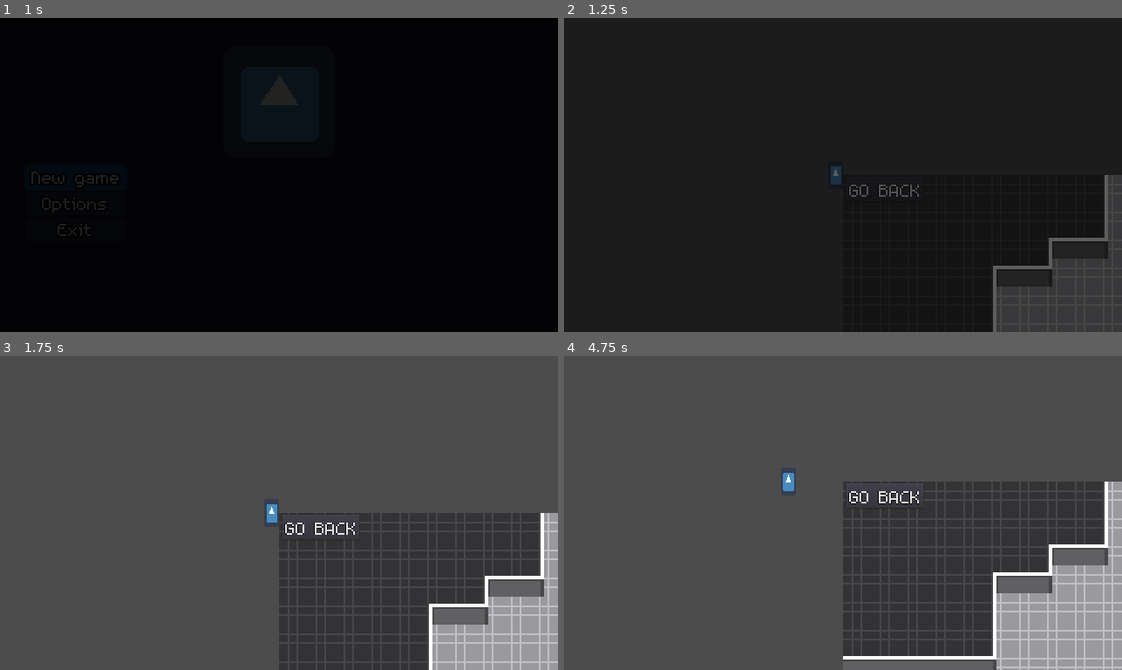
Above: before the commit, frames 1-4 (two rows, left to right).
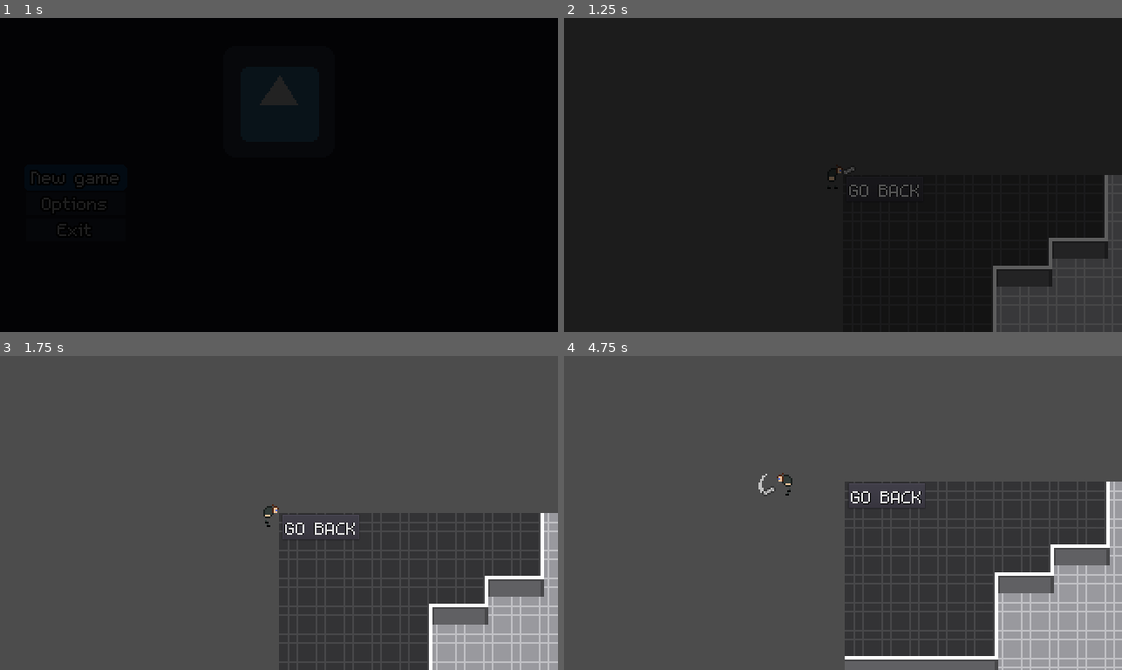
Above: after the commit, the same moments.

Repository: Evanaellio/ludumdare46
Game: Godot game, scene res://Game/Game.tscn
Same seed, same stepped clock (60 frames per second), same inputs: the game is played once before the commit and once after it. The engine's default icon, where the game draws it, is replaced by a stand-in: a white triangle on a blue panel in a dark square.
Inputs:
- Up to frame 1 (1 s): click "New game" at 0.5 s
- Up to frame 2 (1.25 s): no input
- Up to frame 3 (1.75 s): tap Enter at 1.25 s; hold D (Right) from 1.28 s (still down); tap Space (Jump, bound only before the commit) at 1.35, 1.52 s
- Up to frame 4 (4.75 s): tap Space (Jump, bound only before the commit) at 1.82, 2, 2.1, 2.27, 2.57, 2.85, 3.6, 3.77, 4.07, 4.35, 4.52 s; release D (Right) at 2.03 s; hold S (Down) 2.03-2.78 s; hold D (Right) 2.78-3.53 s; tap Enter at 3.5 s; hold W (Up) 3.53-4.28 s; hold A (Left) from 4.28 s (still down)

Frame 1 is identical in both runs. In frame 2, 0.1% of the frame differs, in the area x 47-53%, y 47-55%; in frame 3, 0.1%; in frame 4, 2.7%, in the area x 34-99%, y 37-100%.

Commit message:
Add player and keyboard animation

Diff:
--- a/Autoload/Settings.gd
+++ b/Autoload/Settings.gd
@@ -22,7 +22,7 @@
 var VolumeSFX:float = 0.0 setget set_volume_sfx
 var VolumeRange:float = 24 + 80
 #CONTROLS
-var Actions:Array = ["Right", "Left", "Up", "Down", "Jump"]
+var Actions:Array = ["Right", "Left", "Up", "Down", "Attack"]
 var ActionControls:Dictionary = {}
 #Localization
 onready var Language:String = TranslationServer.get_locale() setget set_language
--- /dev/null
+++ b/Prefabs/player/Keyboard.gd
@@ -0,0 +1,12 @@
+extends Node2D
+
+onready var animation : AnimationPlayer = $Animation
+
+var direction = true
+var anim_for_dir = {true: "attack_down", false: "attack_up"}
+
+
+func _input(event):
+	if Input.is_action_just_pressed("Attack") and not animation.is_playing():
+		animation.play(anim_for_dir[direction])
+		direction = not direction
--- /dev/null
+++ b/Prefabs/player/Keyboard.tscn
@@ -0,0 +1,49 @@
+[gd_scene load_steps=5 format=2]
+
+[ext_resource path="res://Prefabs/player/keyboard.png" type="Texture" id=1]
+[ext_resource path="res://Prefabs/player/Keyboard.gd" type="Script" id=2]
+
+[sub_resource type="Animation" id=1]
+resource_name = "attack_down"
+length = 0.3
+tracks/0/type = "value"
+tracks/0/path = NodePath("Sprite:frame")
+tracks/0/interp = 1
+tracks/0/loop_wrap = true
+tracks/0/imported = false
+tracks/0/enabled = true
+tracks/0/keys = {
+"times": PoolRealArray( 0, 0.3 ),
+"transitions": PoolRealArray( 1, 1 ),
+"update": 0,
+"values": [ 0, 4 ]
+}
+
+[sub_resource type="Animation" id=2]
+resource_name = "attack_up"
+length = 0.3
+tracks/0/type = "value"
+tracks/0/path = NodePath("Sprite:frame")
+tracks/0/interp = 1
+tracks/0/loop_wrap = true
+tracks/0/imported = false
+tracks/0/enabled = true
+tracks/0/keys = {
+"times": PoolRealArray( 0, 0.3 ),
+"transitions": PoolRealArray( 1, 1 ),
+"update": 0,
+"values": [ 4, 8 ]
+}
+
+[node name="Keyboard" type="Node2D"]
+script = ExtResource( 2 )
+
+[node name="Sprite" type="Sprite" parent="."]
+position = Vector2( 4.9532, -2.51412 )
+texture = ExtResource( 1 )
+hframes = 9
+frame = 8
+
+[node name="Animation" type="AnimationPlayer" parent="."]
+anims/attack_down = SubResource( 1 )
+anims/attack_up = SubResource( 2 )
--- a/Prefabs/player/Player.gd
+++ b/Prefabs/player/Player.gd
@@ -1,12 +1,33 @@
 extends KinematicBody2D
+
+onready var animation : AnimationPlayer = $Animation
+onready var h_axis : Node2D = $HorizontalAxis
+
+var dir = Vector2.ZERO
+var moving = false
+var dir_scale = 1
 
 # Called when the node enters the scene tree for the first time.
 func _ready():
 	pass # Replace with function body.
 
-func _physics_process(delta):
-	var dir = Vector2.ZERO
+func _input(event):
 	dir.x = Input.get_action_strength("Right") - Input.get_action_strength("Left")
 	dir.y = Input.get_action_strength("Down") - Input.get_action_strength("Up")
 
+	if Input.is_action_just_pressed("Right"):
+		h_axis.scale.x = 1
+	elif Input.is_action_just_pressed("Left"):
+		h_axis.scale.x = -1
+
+
+	if dir != Vector2.ZERO:
+		if not moving:
+			moving = true
+			animation.play("walk")
+	else:
+		moving = false
+		animation.play("idle")
+
+func _physics_process(delta):
 	move_and_collide(dir)
--- a/Prefabs/player/Player.tscn
+++ b/Prefabs/player/Player.tscn
@@ -1,25 +1,66 @@
-[gd_scene load_steps=4 format=2]
+[gd_scene load_steps=7 format=2]
 
 [ext_resource path="res://Prefabs/player/Player.gd" type="Script" id=1]
-[ext_resource path="res://icon.png" type="Texture" id=2]
+[ext_resource path="res://Prefabs/player/player.png" type="Texture" id=2]
+[ext_resource path="res://Prefabs/player/Keyboard.tscn" type="PackedScene" id=3]
 
+[sub_resource type="Animation" id=3]
+resource_name = "idle"
+tracks/0/type = "value"
+tracks/0/path = NodePath("HorizontalAxis/Sprite:frame")
+tracks/0/interp = 1
+tracks/0/loop_wrap = true
+tracks/0/imported = false
+tracks/0/enabled = true
+tracks/0/keys = {
+"times": PoolRealArray( 0 ),
+"transitions": PoolRealArray( 1 ),
+"update": 1,
+"values": [ 0 ]
+}
 
-[sub_resource type="CapsuleShape2D" id=2]
-radius = 4.20938
-height = 24.138
+[sub_resource type="Animation" id=2]
+resource_name = "walk"
+length = 0.3
+loop = true
+tracks/0/type = "value"
+tracks/0/path = NodePath("HorizontalAxis/Sprite:frame")
+tracks/0/interp = 1
+tracks/0/loop_wrap = false
+tracks/0/imported = false
+tracks/0/enabled = true
+tracks/0/keys = {
+"times": PoolRealArray( 0, 0.2 ),
+"transitions": PoolRealArray( 1, 1 ),
+"update": 0,
+"values": [ 0, 3 ]
+}
+
+[sub_resource type="RectangleShape2D" id=1]
+extents = Vector2( 4.63737, 7.10605 )
 
 [node name="Player" type="KinematicBody2D"]
 script = ExtResource( 1 )
 
+[node name="Animation" type="AnimationPlayer" parent="."]
+anims/idle = SubResource( 3 )
+anims/walk = SubResource( 2 )
+
 [node name="CollisionShape2D" type="CollisionShape2D" parent="."]
-scale = Vector2( 1, 0.5 )
-shape = SubResource( 2 )
-
-[node name="Sprite" type="Sprite" parent="."]
-scale = Vector2( 0.135, 0.25 )
-texture = ExtResource( 2 )
+visible = false
+position = Vector2( 1.53141, 0.969892 )
+shape = SubResource( 1 )
 
 [node name="Camera2D" type="Camera2D" parent="."]
 current = true
 drag_margin_h_enabled = true
 drag_margin_v_enabled = true
+
+[node name="HorizontalAxis" type="Node2D" parent="."]
+
+[node name="Sprite" type="Sprite" parent="HorizontalAxis"]
+texture = ExtResource( 2 )
+hframes = 4
+
+[node name="Keyboard" parent="HorizontalAxis" instance=ExtResource( 3 )]
+position = Vector2( 6.68542, 3.22939 )
--- a/project.godot
+++ b/project.godot
@@ -130,7 +130,7 @@
 , Object(InputEventJoypadMotion,"resource_local_to_scene":false,"resource_name":"","device":0,"axis":1,"axis_value":1.0,"script":null)
  ]
 }
-Jump={
+Attack={
 "deadzone": 0.5,
 "events": [ Object(InputEventKey,"resource_local_to_scene":false,"resource_name":"","device":0,"alt":false,"shift":false,"control":false,"meta":false,"command":false,"pressed":false,"scancode":32,"unicode":0,"echo":false,"script":null)
 , Object(InputEventJoypadButton,"resource_local_to_scene":false,"resource_name":"","device":0,"button_index":0,"pressure":0.0,"pressed":false,"script":null)
Binary file added: Prefabs/player/keyboard.png
Not shown, added: Prefabs/player/keyboard.png.import
Binary file added: Prefabs/player/player.png
Not shown, added: Prefabs/player/player.png.import
